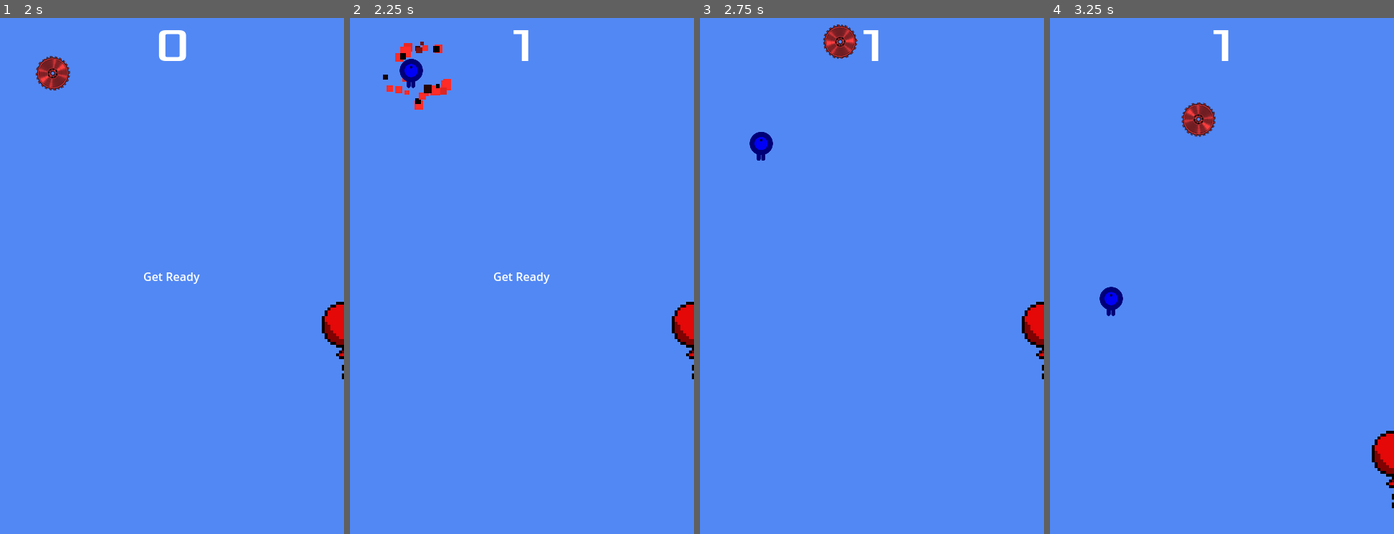
Above: before the commit, frames 1-4 (left to right).
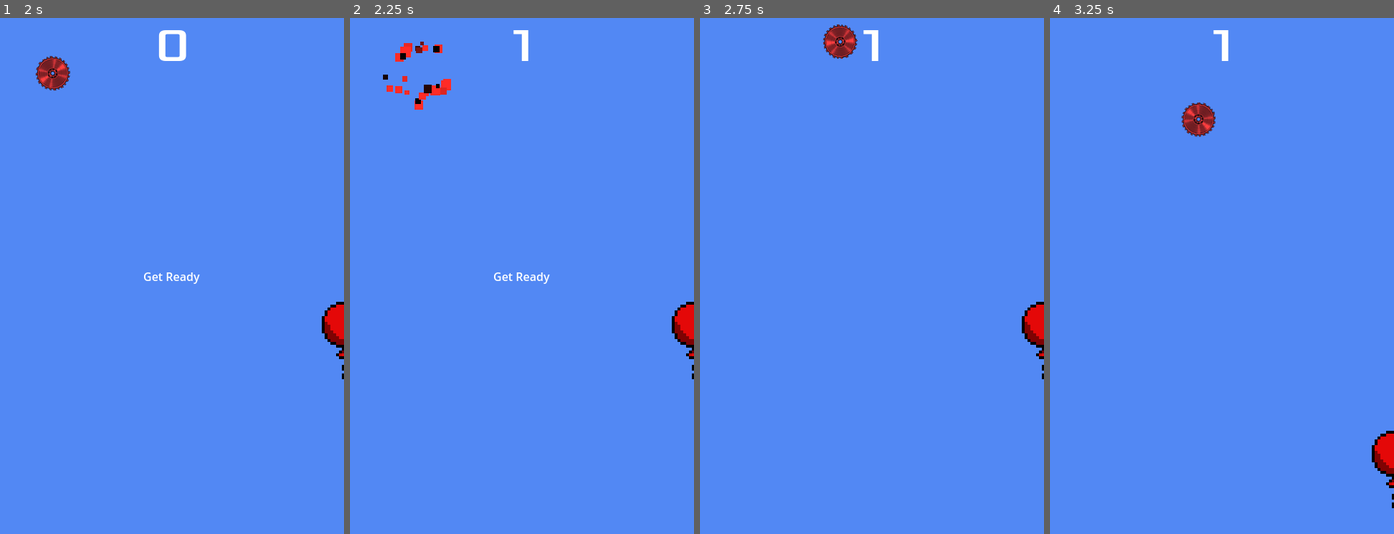
Above: after the commit, the same moments.

Repository: Turik556/First2D
Game: Godot game, scene res://Scenes/main.tscn
Two runs of this game, one before a commit and one after it. Both use one fixed random seed, a clock stepped at 60 frames per second and the inputs below.
Inputs (mouse positions are in pixels of both pictures, inside the frame that each line leads up to):
- Up to frame 1 (2 s): click "Start" at 0.5 s; tap Enter at 1.25 s; hold D (move_right) from 1.28 s (still down)
- Up to frame 2 (2.25 s): release D (move_right) at 2 s; click (405, 69) at 2 s
- Up to frame 3 (2.75 s): no input
- Up to frame 4 (3.25 s): hold S (move_down) from 2.78 s (still down)

Frame 1 is identical in both runs. In frame 2, 0.3% of the frame differs, in the area x 14-22%, y 7-14%; in frame 3, 0.3%; in frame 4, 0.3%, in the area x 14-22%, y 52-58%.

Commit message:
create s_froze signal

Diff:
--- a/Scenes/change_S_item.gd
+++ b/Scenes/change_S_item.gd
@@ -1,5 +1,4 @@
 extends Item
-
 
 # Called when the node enters the scene tree for the first time.
 func _ready() -> void:
@@ -11,5 +10,6 @@
 func _process(delta: float) -> void:
 	pass
 func function():
-	print("child")
+
+	remove()
 	pass
--- a/Scenes/item.tscn
+++ b/Scenes/item.tscn
@@ -10,6 +10,7 @@
 collision_mask = 0
 gravity_scale = 0.5
 script = ExtResource("1_rj2pc")
+metadata/type = "Item"
 
 [node name="Sprite2D" type="Sprite2D" parent="."]
 modulate = Color(0, 0.0470588, 0.976471, 1)
--- a/Scenes/main.tscn
+++ b/Scenes/main.tscn
@@ -1,7 +1,8 @@
-[gd_scene load_steps=6 format=3 uid="uid://cveqi88yfygc1"]
+[gd_scene load_steps=7 format=3 uid="uid://cveqi88yfygc1"]
 
 [ext_resource type="PackedScene" uid="uid://cajufjns3158d" path="res://Scenes/Player.tscn" id="1_pm0dl"]
 [ext_resource type="Script" path="res://scripts/main.gd" id="1_y5qig"]
+[ext_resource type="PackedScene" uid="uid://ck7xvwlf8xbcu" path="res://Scenes/changeSizeItem.tscn" id="2_6sqyb"]
 [ext_resource type="PackedScene" uid="uid://dxl8mpdnhg8dq" path="res://Scenes/item.tscn" id="3_rwv84"]
 [ext_resource type="PackedScene" uid="uid://bqi3n4fssgs2l" path="res://Scenes/EnemyHandler.tscn" id="4_ybo78"]
 [ext_resource type="PackedScene" uid="uid://1tee4hpui1pn" path="res://Scenes/hud.tscn" id="4_yohv7"]
@@ -9,7 +10,7 @@
 [node name="Main" type="Node"]
 script = ExtResource("1_y5qig")
 player_scene = ExtResource("3_rwv84")
-item_scene = ExtResource("3_rwv84")
+item_scene = ExtResource("2_6sqyb")
 
 [node name="ColorRect" type="ColorRect" parent="."]
 anchors_preset = 15
--- a/scripts/enemy_handler.gd
+++ b/scripts/enemy_handler.gd
@@ -6,6 +6,7 @@
 func _ready() -> void:
 	Global.s_start_game.connect(start_game)
 	Global.s_game_over.connect(end_game)
+	Global.s_froze.connect(on_froze_start)
 	pass # Replace with function body.
 
 
@@ -40,7 +41,6 @@
 	s_died.emit(mob)
 	pass
 
-
 func start_game():
 	$MobTimer.start()
 	i=0
@@ -48,5 +48,6 @@
 
 func end_game():
 	$MobTimer.stop()
-
 	pass
+func on_froze_start():
+	pass
--- a/scripts/global.gd
+++ b/scripts/global.gd
@@ -2,6 +2,4 @@
 
 signal s_start_game
 signal s_game_over
-func get_type():
-	var type
-	return type
+signal s_froze
--- a/scripts/item.gd
+++ b/scripts/item.gd
@@ -1,19 +1,20 @@
 extends RigidBody2D
 
 class_name Item
+var item_sprite:Sprite2D
+var item_name:String
 # Called when the node enters the scene tree for the first time.
 func _ready() -> void:
 	Global.s_game_over.connect(remove)
-	function()
+
 	#тут будет решаться рандомом какой предмет будет спавниться
 
 func _process(delta: float) -> void:
 	pass
 
-func function():
-	print("parent")
-	pass
-
 func remove():
 	queue_free()
 	pass
+func function():
+	Global.froze.emit()
+	pass
--- a/scripts/main.gd
+++ b/scripts/main.gd
@@ -9,7 +9,6 @@
 func _ready() -> void:
 
 	pass # Replace with function body.
-
 
 # Called every frame. 'delta' is the elapsed time since the previous frame.
 func _process(delta: float) -> void:
--- a/scripts/player.gd
+++ b/scripts/player.gd
@@ -72,5 +72,5 @@
 	pass
 
 func interact_with_item(body:Item):
-	body.remove()
+	body.function()
 	pass
